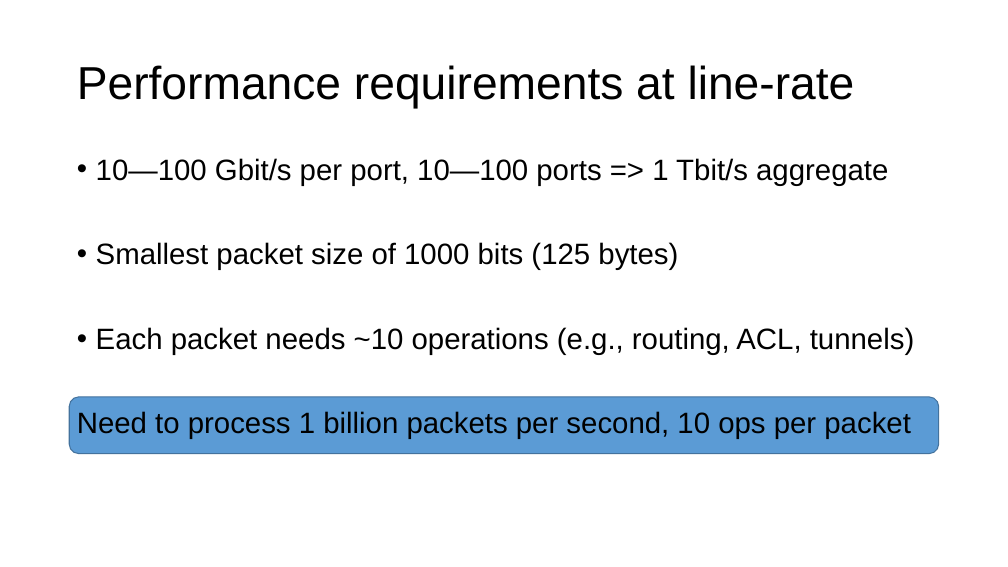
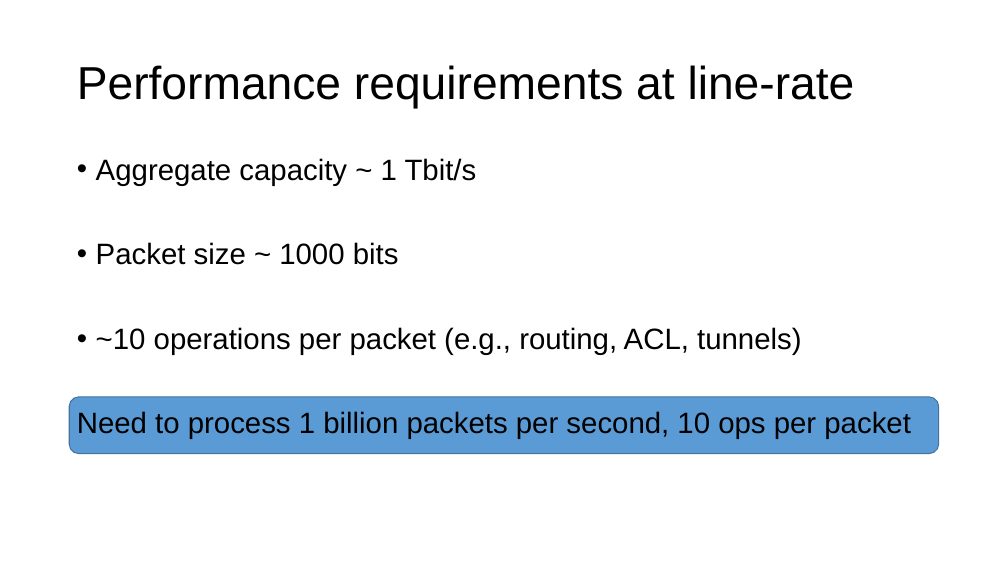
Before and after one commit to anirudhSK/pifo-domino-marple-ppts, a slide deck: slide 9 of domino_pifo.pptx (slide 10 before the commit). Drawn at 1008x567 pixels with LibreOffice and Linux fonts; fonts in the diff are those of the drawing. Boxes give left, top, right and bottom in pixels: in the first picture for what was removed or moved away, otherwise in the second. Text is boxed around its words. In the diff, an @@ line names an element or a change of style, - is before the commit and + after.

```diff
--- a/domino_pifo.pptx
+++ b/domino_pifo.pptx
@@ text at <box>96,158,801,355</box>: text changed @@
-• 10—100 Gbit/s per port, 10—100 ports => 1 Tbit/s aggregate
-• Smallest packet size of 1000 bits (125 bytes)
-• Each packet needs ~10 operations (e.g., routing, ACL, tunnels)
+• Aggregate capacity ~ 1 Tbit/s
+• Packet size ~ 1000 bits
+• ~10 operations per packet (e.g., routing, ACL, tunnels)
```
Also in this commit, not shown: 54 other slides changed, 2 slides added, 1 slide removed.
